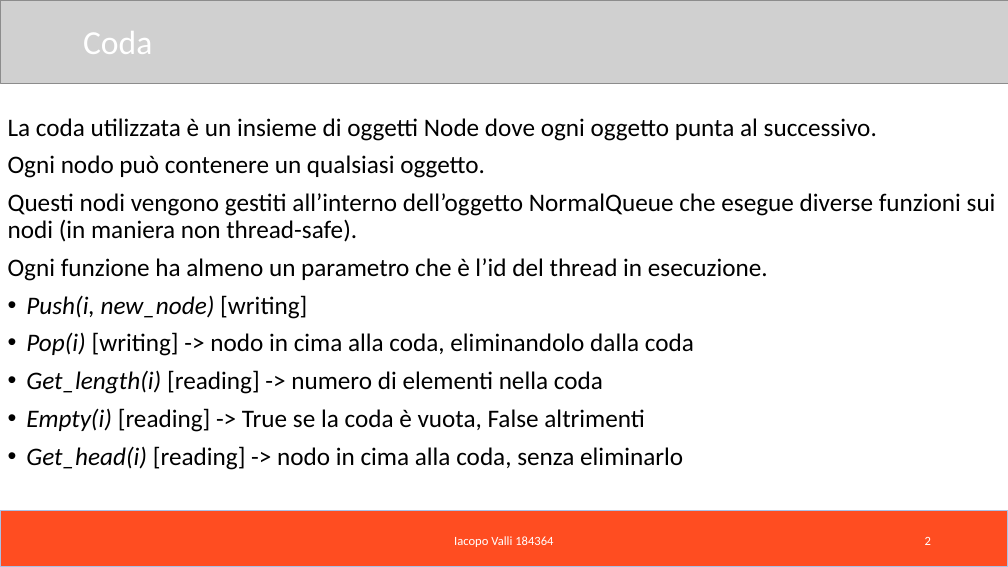
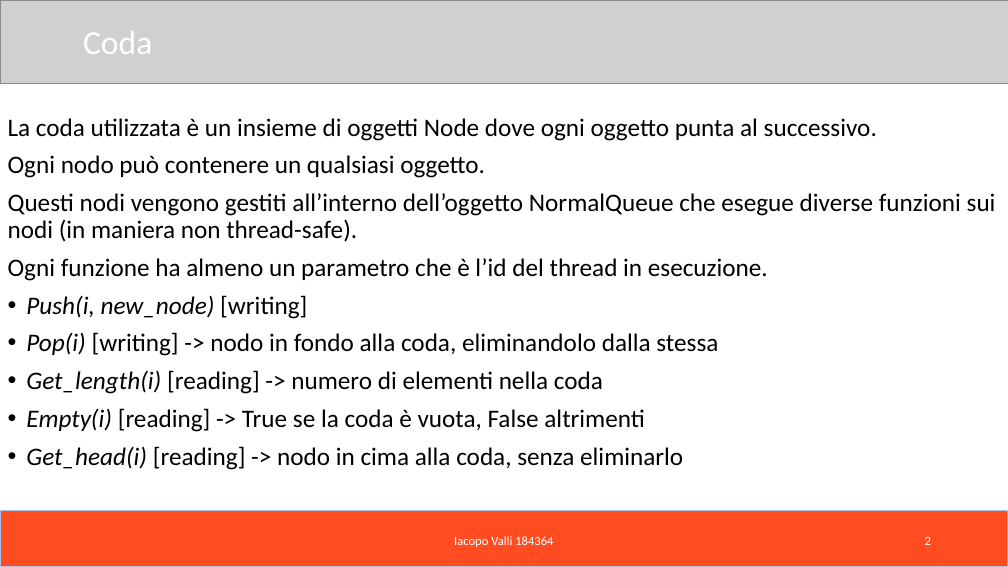
Before and after one commit to Iacopo99/RTES_Project, a slide deck: slide 2 of Presentazione progetto.pptx. Drawn at 1008x567 pixels with LibreOffice and Linux fonts; fonts in the diff are those of the drawing; grey boxes stand for pictures. Boxes give left, top, right and bottom in pixels: in the first picture for what was removed or moved away, otherwise in the second. Text is boxed around its words. In the diff, an @@ line names an element or a change of style, - is before the commit and + after.

Commit message:
update presentation about the project

```diff
--- a/Presentazione progetto.pptx
+++ b/Presentazione progetto.pptx
@@ text at (26, 332, 718, 356): text changed @@
-• Pop(i) [writing] -> nodo in cima alla coda, eliminandolo dalla coda
+• Pop(i) [writing] -> nodo in fondo alla coda, eliminandolo dalla stessa
```
